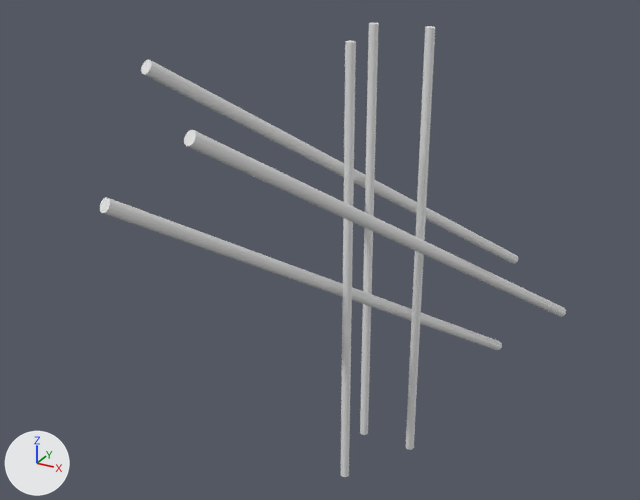
Renders of the Blender file Assets/Models/Environment/Stellar/Megastructures/Pillars.blend from each side of a commit.
The view is the same before and after, from a 50 mm lens placed at (79.1, -167.2, 80.5), pointed at (-9.3, -6.5, 0.1). The lights are fixed; the arrows at lower left show +X, +Y and +Z. The first picture is the older version.

The scene before the commit, as lines of its bpy script (objects in view):
```python
me_cylinder = bpy.data.meshes.new('Cylinder')
me_cylinder.from_pydata(...)  # 3840 vertices, 3660 faces; spans x -21.4..35.1, y -64.9..62.0, z -51.0..50.4
me_cylinder.polygons.foreach_set('use_smooth', [True] * 3660)
ob_pillars = bpy.data.objects.new('Pillars', me_cylinder)
ob_pillars.location = (0.0, 0.0, 0.0)
```
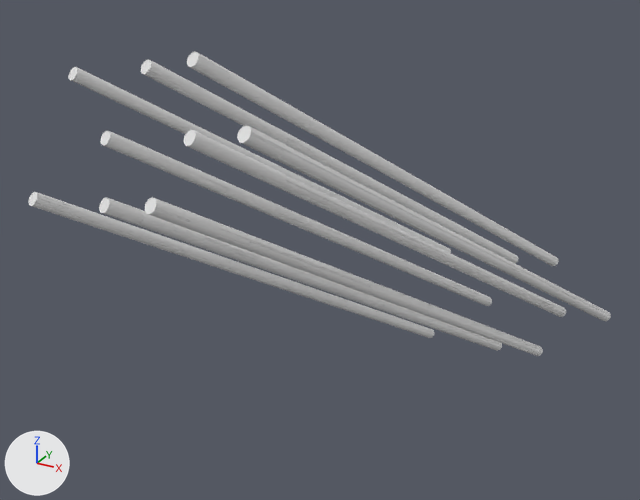
Changed parts and their boxes (x1, y1, x2, y2) in the pictures (640 x 500 px; the box of a moved part takes in the faces that stretch with it):
'Pillars', reshaped (25% wider, 33% shorter)
    before: (100, 23, 566, 477)
    after: (29, 51, 611, 356)
part 1 of me_cylinder, added
    after: (29, 192, 434, 338)
part 2 of me_cylinder, added
    after: (187, 51, 559, 266)
part 3 of me_cylinder, added
    after: (237, 125, 611, 321)
part 4 of me_cylinder, added
    after: (145, 197, 543, 356)
part 5 of me_cylinder, added
    after: (100, 130, 492, 306)
part 6 of me_cylinder, added
    after: (69, 67, 451, 253)
part 7 of me_cylinder, moved or reshaped
    before: (105, 23, 566, 477)
    after: (99, 59, 566, 351)

What changed in the scene script:
```text
Change me_cylinder:
    used by ob_pillars; location = (0.0, 0.0, 0.0)
    remove me_cylinder.from_pydata(...)  # 3840 vertices, 3660 faces; spans x -21.4..35.1, y -64.9..62.0, z -51.0..50.4
    add me_cylinder.from_pydata(...)  # 12988 vertices, 12718 faces; spans x -43.4..46.9, y -67.4..67.2, z -48.7..52.2
    me_cylinder part 1: a new loose piece of 1540 vertices spanning x -41.4..-2.2, y -59.9..51.5, z -48.7..25.2
    me_cylinder part 2: a new loose piece of 1538 vertices spanning x -9.7..29.5, y -51.8..59.7, z -21.7..52.2
    me_cylinder part 3: a new loose piece of 1458 vertices spanning x 7.8..46.9, y -63.6..47.9, z -28.7..45.2
    me_cylinder part 4: a new loose piece of 1382 vertices spanning x -7.6..31.6, y -67.4..44.0, z -41.4..32.5
    me_cylinder part 5: a new loose piece of 1302 vertices spanning x -26.0..13.2, y -56.1..55.3, z -36.0..37.9
    me_cylinder part 6: a new loose piece of 1276 vertices spanning x -43.4..-4.2, y -44.3..67.2, z -29.0..44.9
    me_cylinder part 7: 118 vertices moved within x -19.5..32.8, y -58.6..56.1, z -36.6..45.5; 2658 vertices removed from x -19.5..33.2, y -59.1..55.6, z -51.0..50.4; 3310 vertices added at x -21.5..35.1, y -65.0..62.1, z -44.3..49.3
```
